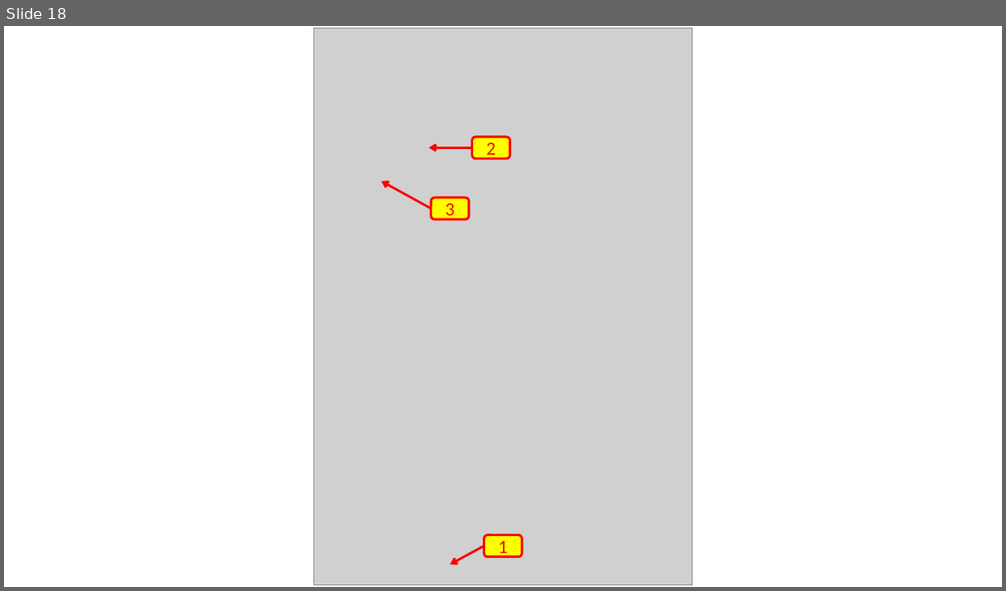
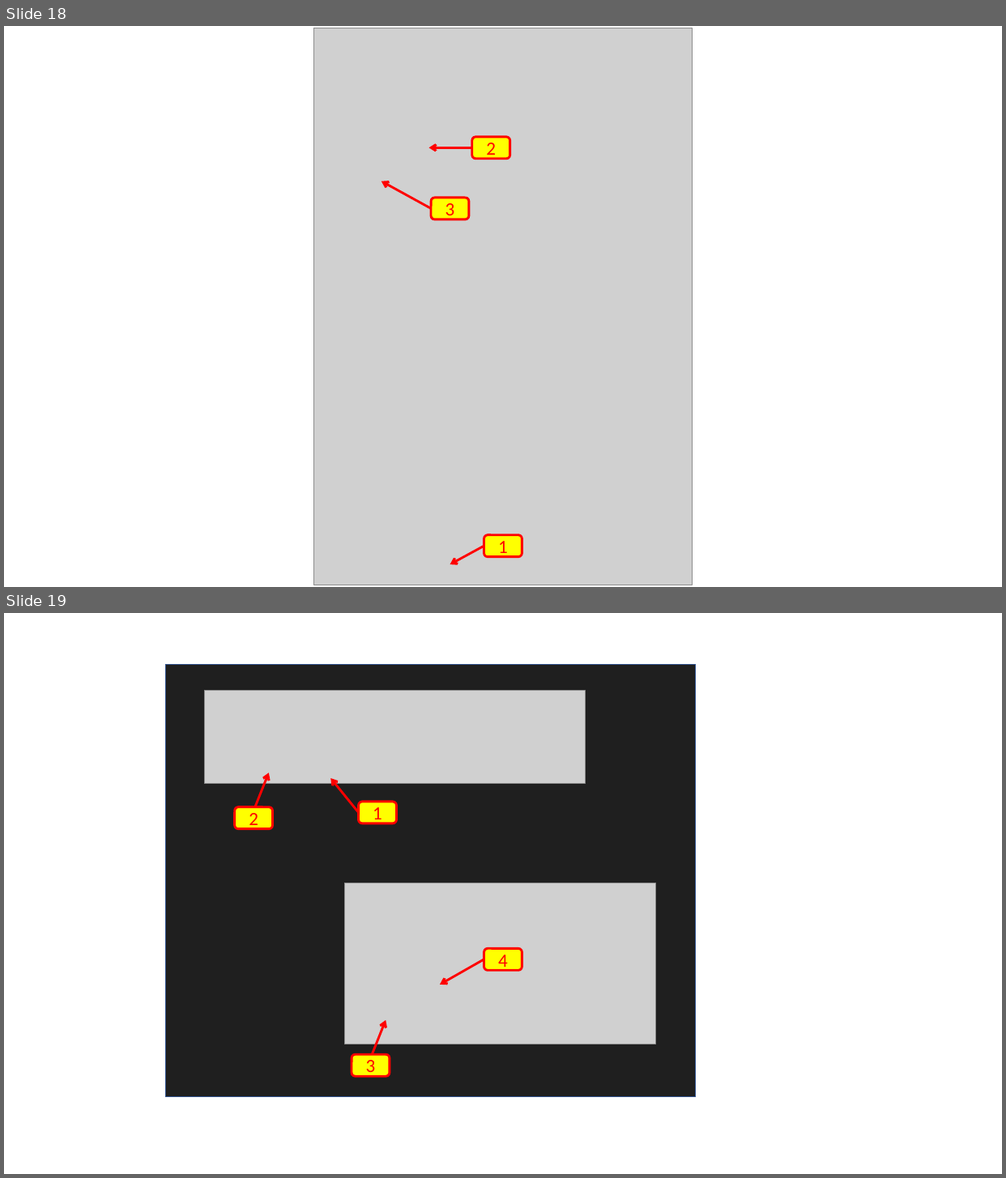
Before and after one commit to COM-LAB-I-2565/COM-LAB-I-LabSheet-5, a slide deck: Pictures/pictures.pptx. Shown one above the other, each under a label of ours: slide 18 before the commit, slides 18 and 19 after it. The pictures are 1006x591 and 1006x1178 pixels, drawn with LibreOffice and Linux fonts; fonts in the diff are those of the drawing; grey boxes stand for pictures. Boxes give left, top, right and bottom in pixels: in the first picture for what was removed or moved away, otherwise in the second. Text is boxed around its words. In the diff, an @@ line names an element or a change of style, - is before the commit and + after.

```diff
--- a/Pictures/pictures.pptx
+++ b/Pictures/pictures.pptx
@@ slide 19 added at (x1=4, y1=613, x2=1002, y2=1174), background #FFFFFF @@
@@ rectangle added at (x1=166, y1=665, x2=696, y2=1097), fill #1F1F1F, outline #325491 1 pt @@
@@ picture added at (x1=205, y1=690, x2=585, y2=784) @@
@@ arrow added from (255, 807) to (269, 773), #FF0000 2.25 pt @@
@@ arrow added from (359, 813) to (330, 778), #FF0000 2.25 pt @@
@@ rounded rectangle added at (x1=235, y1=807, x2=273, y2=828), fill #FFFF00, outline #FF0000 2.25 pt, 18 pt, text #FF0000 @@
+2
@@ rounded rectangle added at (x1=359, y1=802, x2=397, y2=824), fill #FFFF00, outline #FF0000 2.25 pt, 18 pt, text #FF0000 @@
+1
@@ picture added at (x1=345, y1=884, x2=656, y2=1044) @@
@@ rounded rectangle added at (x1=484, y1=948, x2=522, y2=970), fill #FFFF00, outline #FF0000 2.25 pt, 18 pt, text #FF0000 @@
+4
@@ arrow added from (484, 960) to (440, 985), #FF0000 2.25 pt @@
@@ arrow added from (373, 1054) to (386, 1020), #FF0000 2.25 pt @@
@@ rounded rectangle added at (x1=351, y1=1054, x2=390, y2=1076), fill #FFFF00, outline #FF0000 2.25 pt, 18 pt, text #FF0000 @@
+3
```
Also in this commit, not shown: 10 other slides added.
